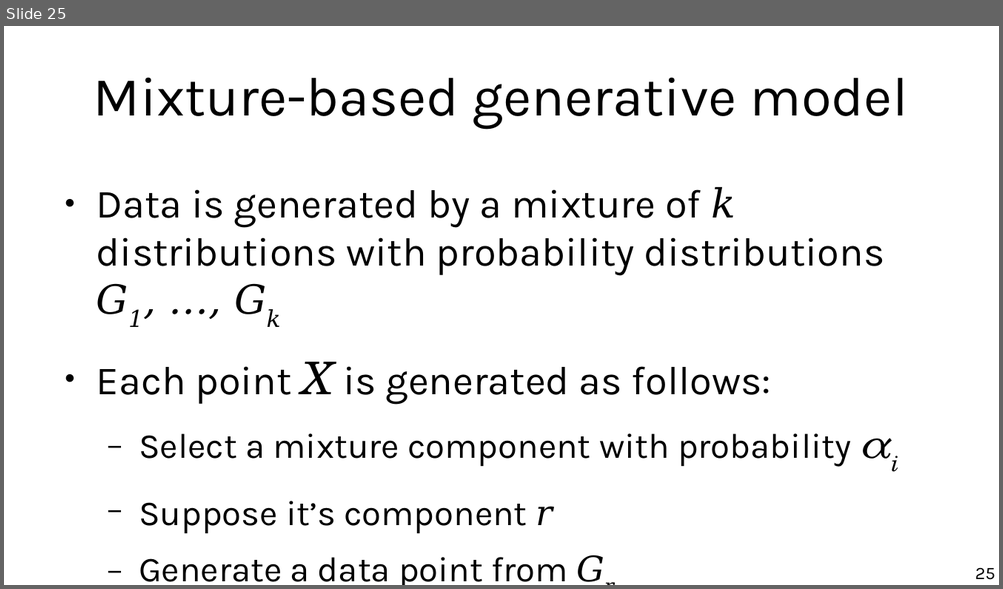
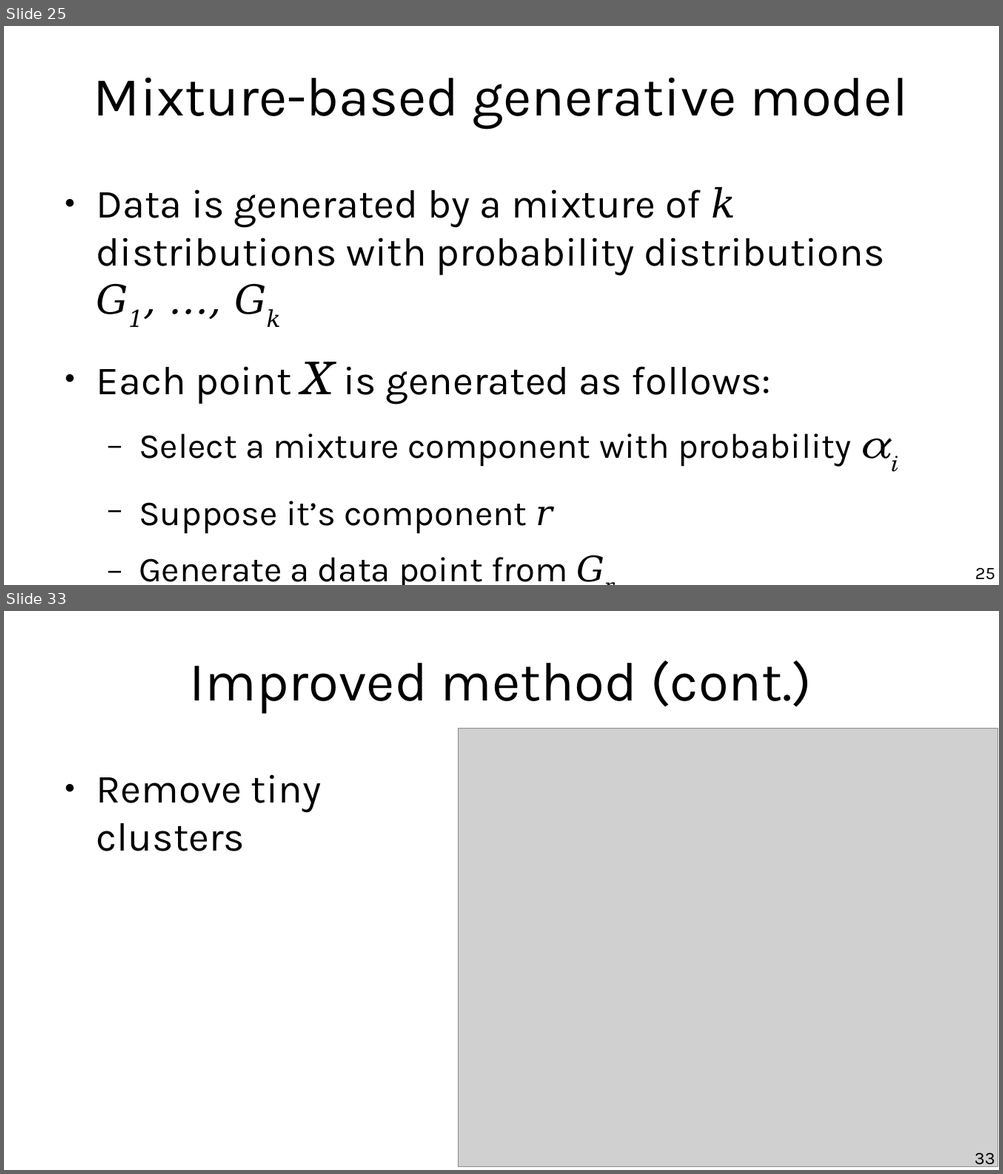
Before and after one commit to marco-calautti/data-mining-course, a slide deck: theory/tt09_outlier_detection.odp. Shown one above the other, each under a label of ours: slide 25 before the commit, slides 25 and 33 after it; the slides between them are not shown. The pictures are 1003x589 and 1003x1174 pixels, drawn with LibreOffice and Linux fonts; fonts in the diff are those of the drawing; grey boxes stand for pictures. Boxes give left, top, right and bottom in pixels: in the first picture for what was removed or moved away, otherwise in the second. Text is boxed around its words. In the diff, an @@ line names an element or a change of style, - is before the commit and + after.

```diff
--- a/theory/tt09_outlier_detection.odp
+++ b/theory/tt09_outlier_detection.odp
@@ slide 33 added at (4, 611, 999, 1170), background #FFFFFF @@
@@ title added at (190, 661, 811, 714), 44 pt, text #000000 @@
+Improved method (cont.)
@@ picture added at (458, 729, 998, 1167) @@
@@ text added at (96, 775, 321, 851), 32 pt, text #000000 @@
+● Remove tiny
+  clusters
@@ page number added at (974, 1153, 995, 1169), 14 pt, text #000000 @@
+33
```
Also in this commit, not shown: 5 slides changed, 23 other slides added, 3 slides removed.
